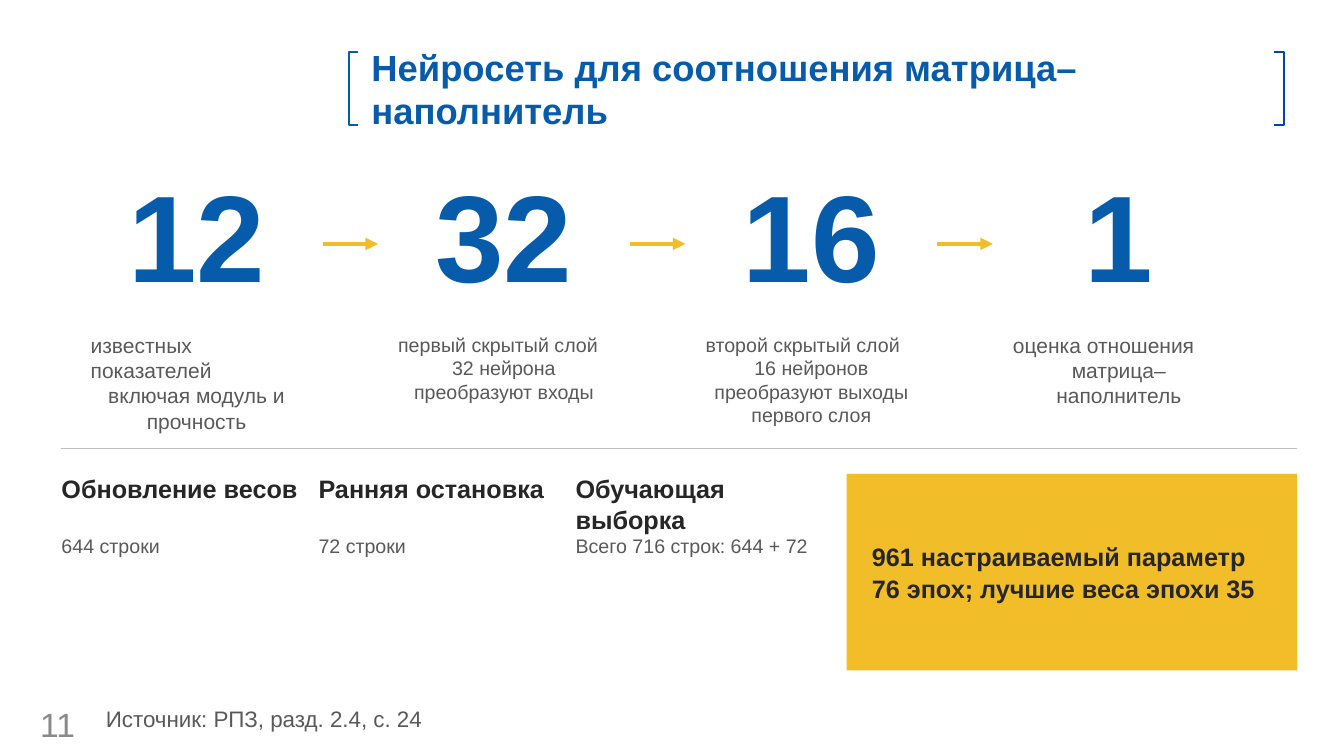
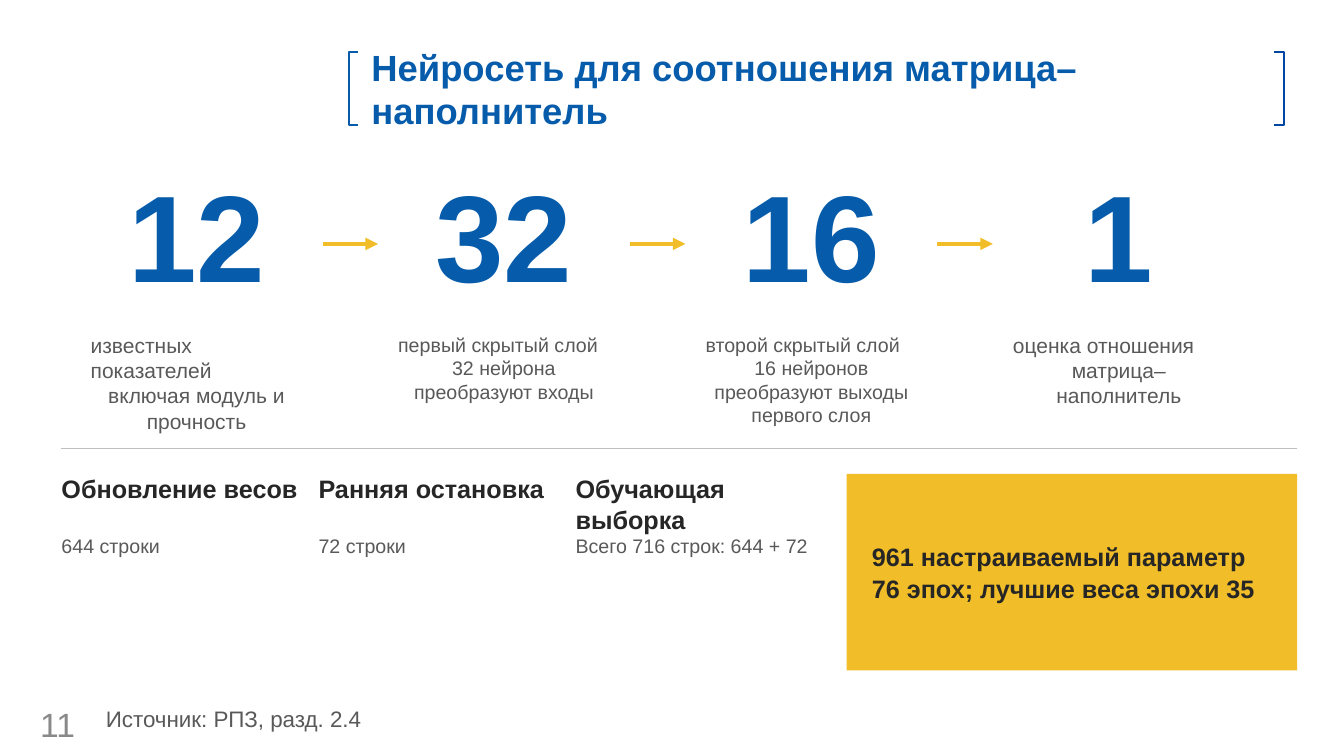
Before and after one commit to fpvcstep/composites-property-prediction, a slide deck: slide 11 of presentation/Презентация.pptx. Drawn at 1344x756 pixels with LibreOffice and Linux fonts; fonts in the diff are those of the drawing; background and template pictures are left out. Boxes give left, top, right and bottom in pixels: in the first picture for what was removed or moved away, otherwise in the second. Text is boxed around its words. In the diff, an @@ line names an element or a change of style, - is before the commit and + after.

```diff
--- a/presentation/Презентация.pptx
+++ b/presentation/Презентация.pptx
@@ text at <box>106,711,361,732</box>: text changed @@
-Источник: РПЗ, разд. 2.4, с. 24
+Источник: РПЗ, разд. 2.4
```
Also in this commit, not shown: 10 other slides changed, 5 other files.
